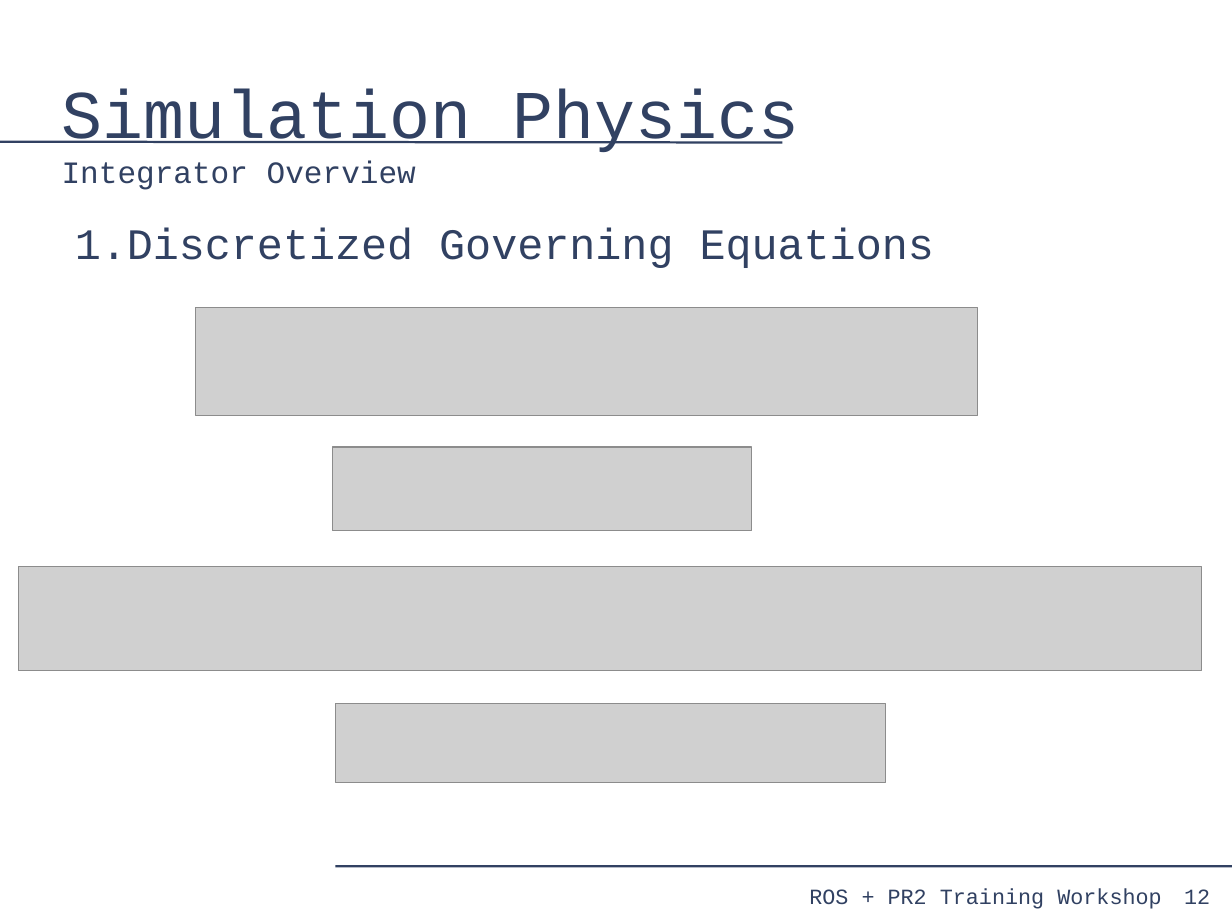
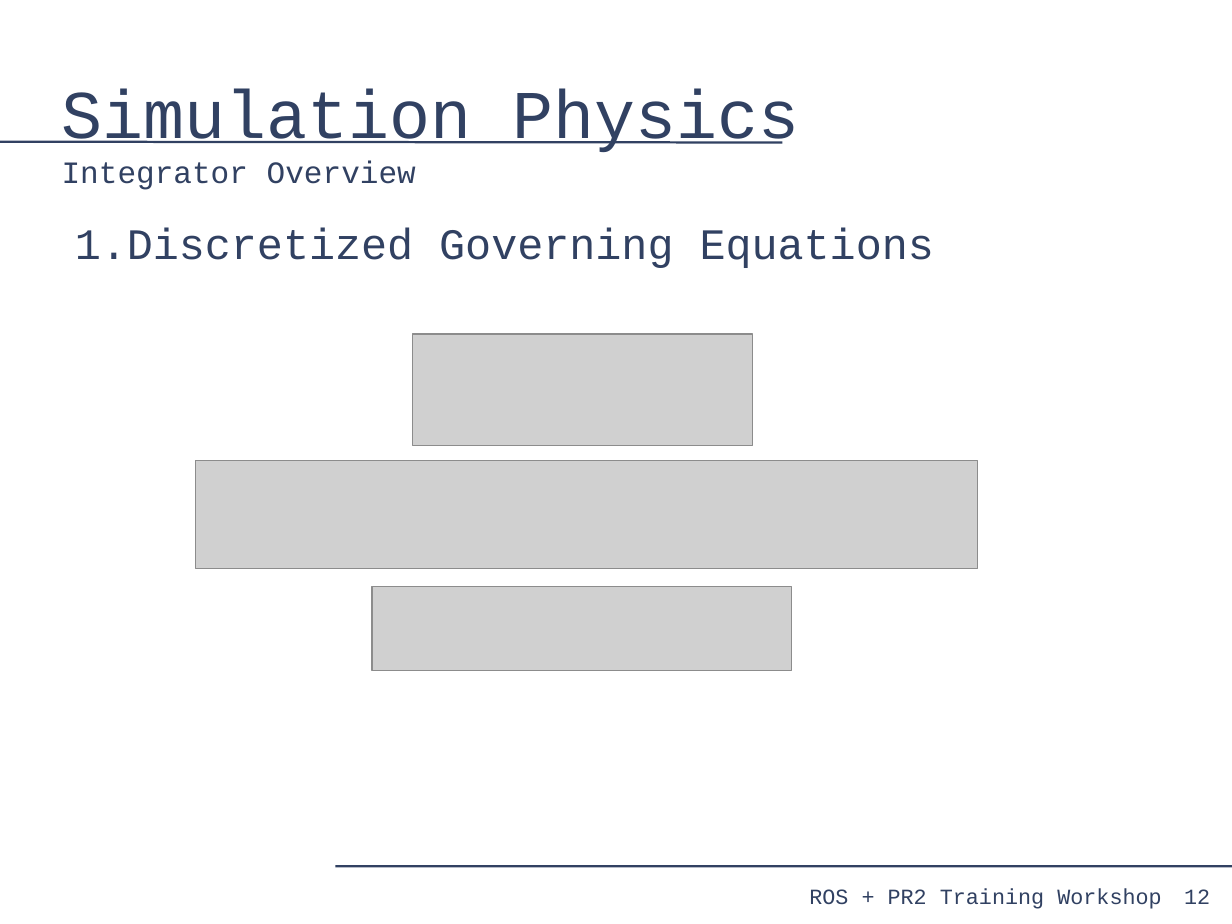
Before and after one commit to PR2/pr2_docs, a slide deck: slide 12 of pr2_training_workshop/simulation/simulation_training_workshop.odp. Drawn at 1232x924 pixels with LibreOffice and Linux fonts; fonts in the diff are those of the drawing; grey boxes stand for pictures. Boxes give left, top, right and bottom in pixels: in the first picture for what was removed or moved away, otherwise in the second. Text is boxed around its words. In the diff, an @@ line names an element or a change of style, - is before the commit and + after.

```diff
--- a/pr2_training_workshop/simulation/simulation_training_workshop.odp
+++ b/pr2_training_workshop/simulation/simulation_training_workshop.odp
@@ picture: place and size @@
-picture at <box>18,567,1202,671</box>
+picture at <box>413,334,752,446</box>
@@ picture: place and size @@
-picture at <box>196,307,978,416</box>
+picture at <box>196,461,978,569</box>
@@ picture: place and size @@
-picture at <box>332,447,751,531</box>
+picture at <box>372,587,792,671</box>
@@ picture removed at <box>335,704,887,783</box> @@
```
Also in this commit, not shown: 2 other slides changed.
